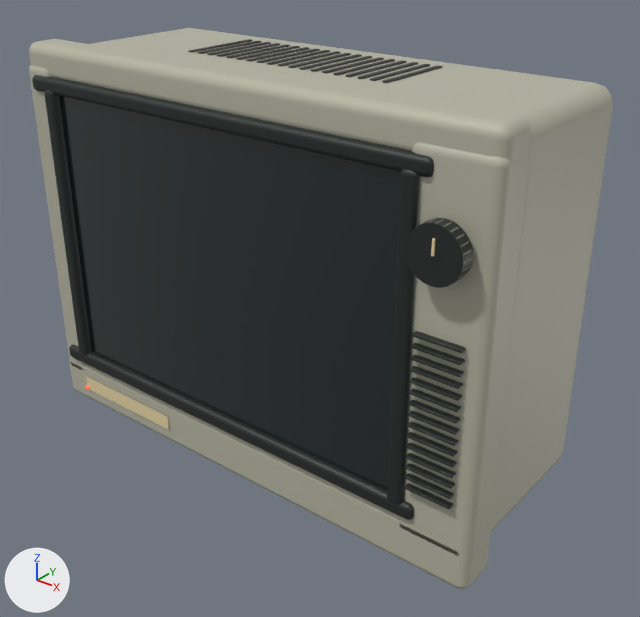
Before and after pictures for a commit that changed the glTF model static/models/television.glb.
Camera for both pictures: a 50 mm camera at (6.42, -7.19, 6.68) aimed at (0.31, 0.46, 1.94). Every picture has the same lights, and +X, +Y and +Z are marked at lower left. The older version comes first. Where no turn or scale is listed for an object, it has been applied to the vertices.

In view in the first picture: 'dial_indicator', 'screen_surface', 'sound', 'static_222825', 'static_b7b6a4', 'tv_brand'.
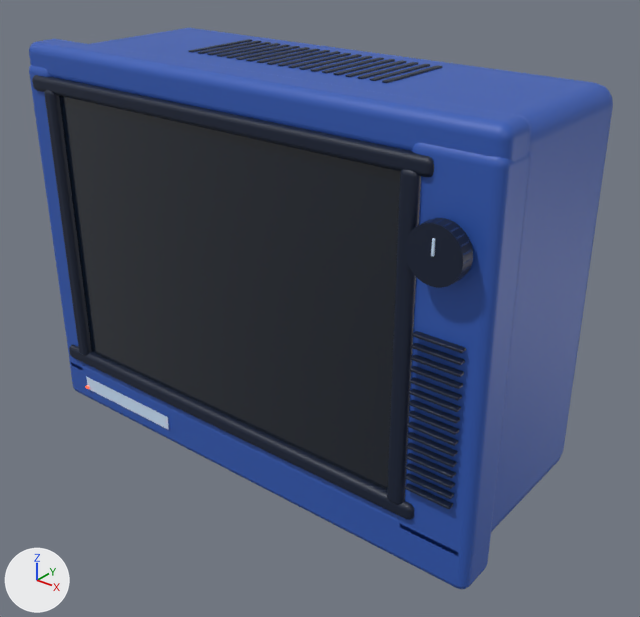
Location of each change, [x1, y1, x2, y2] in pixels of the pictures (640 x 617 px):
'static_b7b6a4', recoloured (grey to blue)
    both: [29, 28, 613, 589]
'tv_brand', recoloured (beige to blue)
    both: [86, 376, 169, 430]
'dial_indicator', recoloured
    both: [431, 238, 435, 257]

What changed in the scene script:
```text
Change mat_material_3:
    mat_material_3.base_color: (0.791, 0.658, 0.381) -> (0.617, 0.791, 1.0)  # beige #e6d4a6 -> blue #cee6ff
Change mat_material_5:
    mat_material_5.base_color: (0.474, 0.468, 0.371) -> (0.0331, 0.107, 0.474)  # grey #b7b6a4 -> blue #335cb7
```
